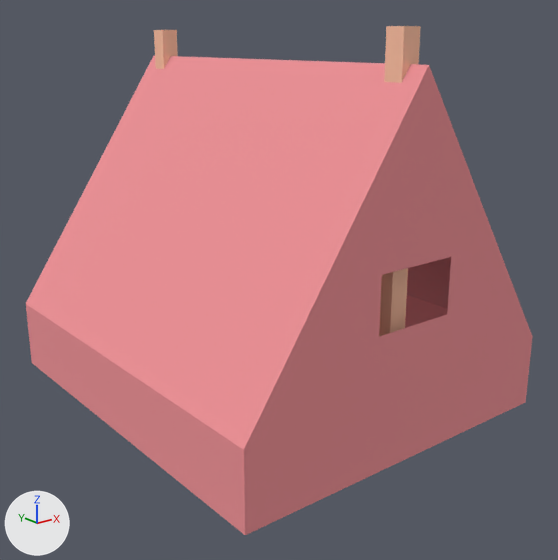
Two versions of the glTF model assets/nature_kit/tent_smallClosed.glb, one commit apart.
One viewpoint serves both versions: a 50 mm camera at (-0.722, -0.94, 0.498) aimed at (0.0, -0.038, 0.137). Arrows for +X, +Y and +Z are at lower left; the lights stay in place. The older version comes first. Where no turn or scale is listed for an object, it has been applied to the vertices.

Objects in the first picture: 'tent_smallClosed'.
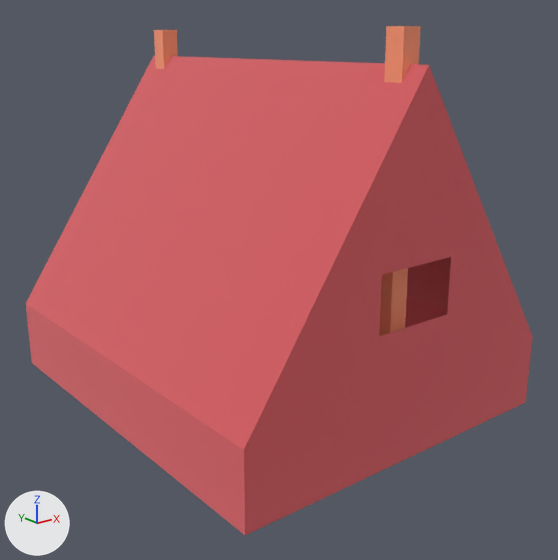
What differs and where, as boxes [x1, y1, x2, y2] in the pictures (558 x 560 px):
'tent_smallClosed', surface changed (darker): [26, 26, 533, 535] in both

The change, as a diff of the scene's bpy script:
```diff
--- a/assets/nature_kit/tent_smallClosed.glb.py
+++ b/assets/nature_kit/tent_smallClosed.glb.py
@@ mat_colorred @@
 mat_colorred.base_color = (0.878, 0.29, 0.314)  # pink #f19398
-mat_colorred.metallic = 0.05
+mat_colorred.metallic = 1.0
 mat_colorred.roughness = 0.85
@@ ob_tmpparent @@
-ob_tmpparent = bpy.data.objects.new('tmpParent', None)
-ob_tmpparent.location = (0.0, 0.0, 0.0)
```
